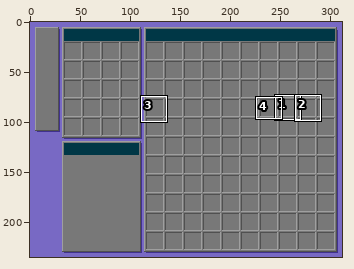
Two states of a pixel-art file, mockup.aseprite. Above: a wide view before the commit, with the close-up outlined.
Close-up. Before:
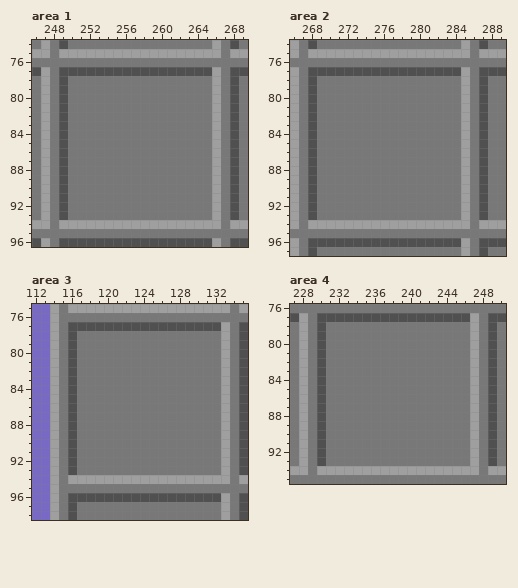
312x235 pixels, 1 frame. Shown: area 1: x 246..269, y 74..96; area 2: x 266..289, y 74..97; area 3: x 112..135, y 75..98; area 4: x 227..250, y 76..95. The commit also changed other parts of the picture, which this record leaves out.
Once edited:
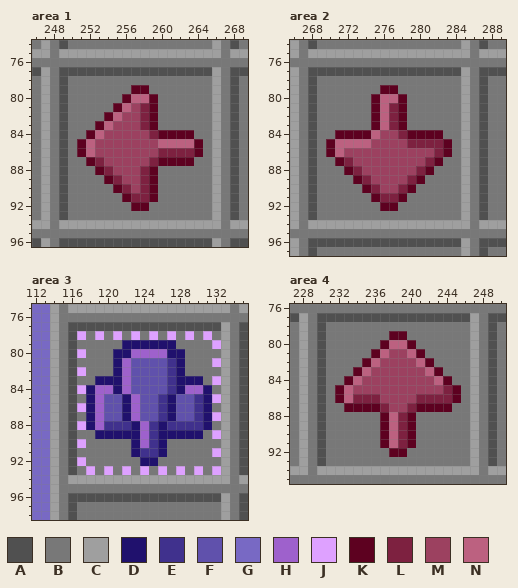
Palette (. is transparent): A #505050  B #787878  C #9f9f9f  D #20116d  E #40318d  F #6051ac  G #7869c4  H #9e61cc  J #dea1ff  K #5d0120  L #7d2140  M #9c4160  N #bc6180
Difference:
layer "Tasten" now shown
layer "Sigilli" added
--- area 1, layer "Tasten"
@@ x 246..269 @@
 78 BCBABBBBBBBBBBBBBBBBCBAB
-79 BCBABBBBBBBBBBBBBBBBCBAB
-80 BCBABBBBBBBBBBBBBBBBCBAB
-81 BCBABBBBBBBBBBBBBBBBCBAB
-82 BCBABBBBBBBBBBBBBBBBCBAB
-83 BCBABBBBBBBBBBBBBBBBCBAB
-84 BCBABBBBBBBBBBBBBBBBCBAB
-85 BCBABBBBBBBBBBBBBBBBCBAB
-86 BCBABBBBBBBBBBBBBBBBCBAB
-87 BCBABBBBBBBBBBBBBBBBCBAB
-88 BCBABBBBBBBBBBBBBBBBCBAB
-89 BCBABBBBBBBBBBBBBBBBCBAB
-90 BCBABBBBBBBBBBBBBBBBCBAB
-91 BCBABBBBBBBBBBBBBBBBCBAB
-92 BCBABBBBBBBBBBBBBBBBCBAB
+79 BCBABBBBBBBKKBBBBBBBCBAB
+80 BCBABBBBBBKNNKBBBBBBCBAB
+81 BCBABBBBBKNMLKBBBBBBCBAB
+82 BCBABBBBKNMMLKBBBBBBCBAB
+83 BCBABBBKNMMMLKBBBBBBCBAB
+84 BCBABBKNMMMMMLKKKKBBCBAB
+85 BCBABKNMMMMMMMNNNNKBCBAB
+86 BCBABKNMMMMMMMLLLLKBCBAB
+87 BCBABBKLMMMMMLKKKKBBCBAB
+88 BCBABBBKLMMMLKBBBBBBCBAB
+89 BCBABBBBKLMMLKBBBBBBCBAB
+90 BCBABBBBBKLMLKBBBBBBCBAB
+91 BCBABBBBBBKLLKBBBBBBCBAB
+92 BCBABBBBBBBKKBBBBBBBCBAB
 93 BCBABBBBBBBBBBBBBBBBCBAB
--- area 2, layer "Tasten"
@@ x 266..289 @@
 78 CBABBBBBBBBBBBBBBBBCBABB
-79 CBABBBBBBBBBBBBBBBBCBABB
-80 CBABBBBBBBBBBBBBBBBCBABB
-81 CBABBBBBBBBBBBBBBBBCBABB
-82 CBABBBBBBBBBBBBBBBBCBABB
-83 CBABBBBBBBBBBBBBBBBCBABB
-84 CBABBBBBBBBBBBBBBBBCBABB
-85 CBABBBBBBBBBBBBBBBBCBABB
-86 CBABBBBBBBBBBBBBBBBCBABB
-87 CBABBBBBBBBBBBBBBBBCBABB
-88 CBABBBBBBBBBBBBBBBBCBABB
-89 CBABBBBBBBBBBBBBBBBCBABB
-90 CBABBBBBBBBBBBBBBBBCBABB
-91 CBABBBBBBBBBBBBBBBBCBABB
-92 CBABBBBBBBBBBBBBBBBCBABB
+79 CBABBBBBBBKKBBBBBBBCBABB
+80 CBABBBBBBKNNKBBBBBBCBABB
+81 CBABBBBBBKNLKBBBBBBCBABB
+82 CBABBBBBBKNLKBBBBBBCBABB
+83 CBABBBBBBKNLKBBBBBBCBABB
+84 CBABBKKKKNMMLKKKKBBCBABB
+85 CBABKNNNNMMMMLLLLKBCBABB
+86 CBABKNMMMMMMMMMMLKBCBABB
+87 CBABBKLMMMMMMMMLKBBCBABB
+88 CBABBBKLMMMMMMLKBBBCBABB
+89 CBABBBBKLMMMMLKBBBBCBABB
+90 CBABBBBBKLMMLKBBBBBCBABB
+91 CBABBBBBBKLLKBBBBBBCBABB
+92 CBABBBBBBBKKBBBBBBBCBABB
 93 CBABBBBBBBBBBBBBBBBCBABB
--- area 3, layer "Sigilli"
@@ x 112..135 @@
 77 GGCBAAAAAAAAAAAAAAAAACBA
-78 GGCBABBBBBBBBBBBBBBBBCBA
-79 GGCBABBBBBBBBBBBBBBBBCBA
-80 GGCBABBBBBBBBBBBBBBBBCBA
-81 GGCBABBBBBBBBBBBBBBBBCBA
-82 GGCBABBBBBBBBBBBBBBBBCBA
-83 GGCBABBBBBBBBBBBBBBBBCBA
-84 GGCBABBBBBBBBBBBBBBBBCBA
-85 GGCBABBBBBBBBBBBBBBBBCBA
-86 GGCBABBBBBBBBBBBBBBBBCBA
-87 GGCBABBBBBBBBBBBBBBBBCBA
-88 GGCBABBBBBBBBBBBBBBBBCBA
-89 GGCBABBBBBBBBBBBBBBBBCBA
-90 GGCBABBBBBBBBBBBBBBBBCBA
-91 GGCBABBBBBBBBBBBBBBBBCBA
-92 GGCBABBBBBBBBBBBBBBBBCBA
-93 GGCBABBBBBBBBBBBBBBBBCBA
+78 GGCBAJBJBJBJBJBJBJBJBCBA
+79 GGCBABBBBBDDDDDDBBBBJCBA
+80 GGCBAJBBBDDHHHHDDBBBBCBA
+81 GGCBABBBBDHFFFFEDBBBJCBA
+82 GGCBAJBBBDHFFFFEDBBBBCBA
+83 GGCBABBDDDHFFFFEDDDBJCBA
+84 GGCBAJDHHDHFFFFEDHHDBCBA
+85 GGCBABDHFFDHFFEDFFEDJCBA
+86 GGCBAJDHFFDHFFEDFFEDBCBA
+87 GGCBABDHFFDHFFEDFFEDJCBA
+88 GGCBAJDHEEEDHEDEEEEDBCBA
+89 GGCBABBDDDDDHEDDDDDBJCBA
+90 GGCBAJBBBBBDHEDBBBBBBCBA
+91 GGCBABBBBBBDEEDBBBBBJCBA
+92 GGCBAJBBBBBBDDBBBBBBBCBA
+93 GGCBABJBJBJBJBJBJBJBJCBA
 94 GGCBCCCCCCCCCCCCCCCCCCBC
--- area 4, layer "Tasten"
@@ x 227..250 @@
 78 BCBABBBBBBBBBBBBBBBBCBAB
-79 BCBABBBBBBBBBBBBBBBBCBAB
-80 BCBABBBBBBBBBBBBBBBBCBAB
-81 BCBABBBBBBBBBBBBBBBBCBAB
-82 BCBABBBBBBBBBBBBBBBBCBAB
-83 BCBABBBBBBBBBBBBBBBBCBAB
-84 BCBABBBBBBBBBBBBBBBBCBAB
-85 BCBABBBBBBBBBBBBBBBBCBAB
-86 BCBABBBBBBBBBBBBBBBBCBAB
-87 BCBABBBBBBBBBBBBBBBBCBAB
-88 BCBABBBBBBBBBBBBBBBBCBAB
-89 BCBABBBBBBBBBBBBBBBBCBAB
-90 BCBABBBBBBBBBBBBBBBBCBAB
-91 BCBABBBBBBBBBBBBBBBBCBAB
-92 BCBABBBBBBBBBBBBBBBBCBAB
+79 BCBABBBBBBBKKBBBBBBBCBAB
+80 BCBABBBBBBKNNKBBBBBBCBAB
+81 BCBABBBBBKNMMNKBBBBBCBAB
+82 BCBABBBBKNMMMMNKBBBBCBAB
+83 BCBABBBKNMMMMMMNKBBBCBAB
+84 BCBABBKNMMMMMMMMNKBBCBAB
+85 BCBABKNMMMMMMMMMMLKBCBAB
+86 BCBABKNLLLMMMMLLLLKBCBAB
+87 BCBABBKKKKLMMLKKKKBBCBAB
+88 BCBABBBBBBKNLKBBBBBBCBAB
+89 BCBABBBBBBKNLKBBBBBBCBAB
+90 BCBABBBBBBKNLKBBBBBBCBAB
+91 BCBABBBBBBKNLKBBBBBBCBAB
+92 BCBABBBBBBBKKBBBBBBBCBAB
 93 BCBABBBBBBBBBBBBBBBBCBAB
Boxes around the changes in both close-ups, in picture pixels (x1, y1, x2, y2):
changed: (77, 85, 203, 211)
changed: (326, 85, 452, 211)
changed: (77, 331, 221, 475)
changed: (335, 331, 461, 457)
